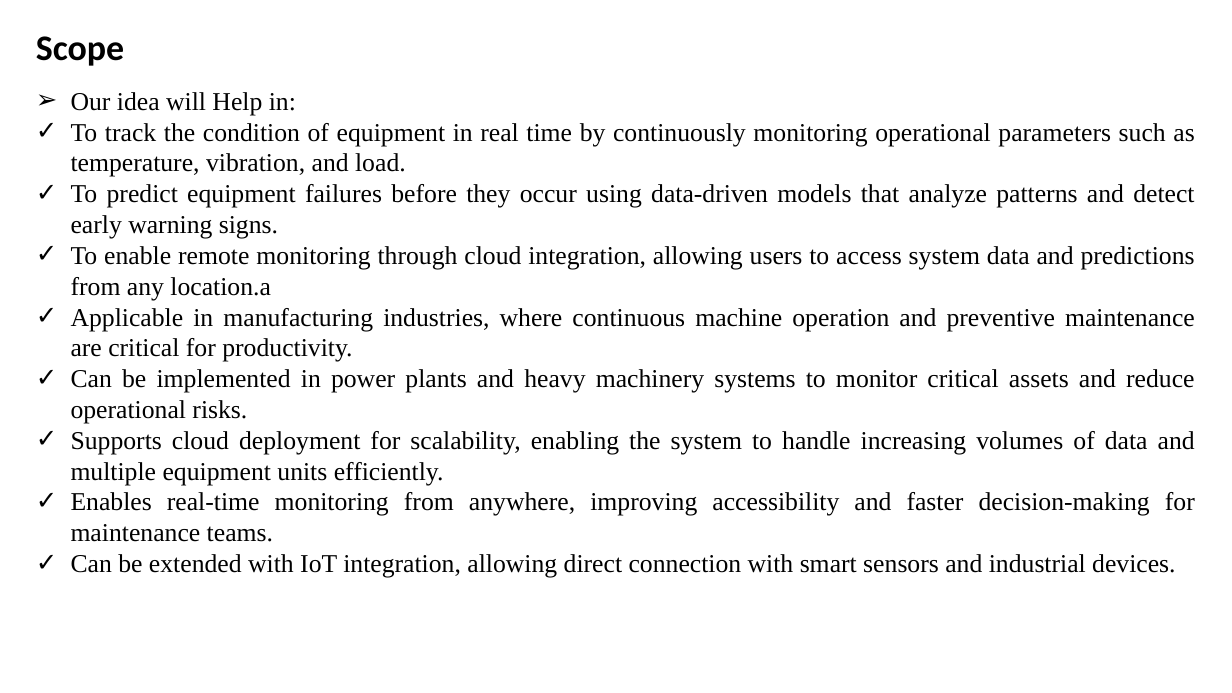
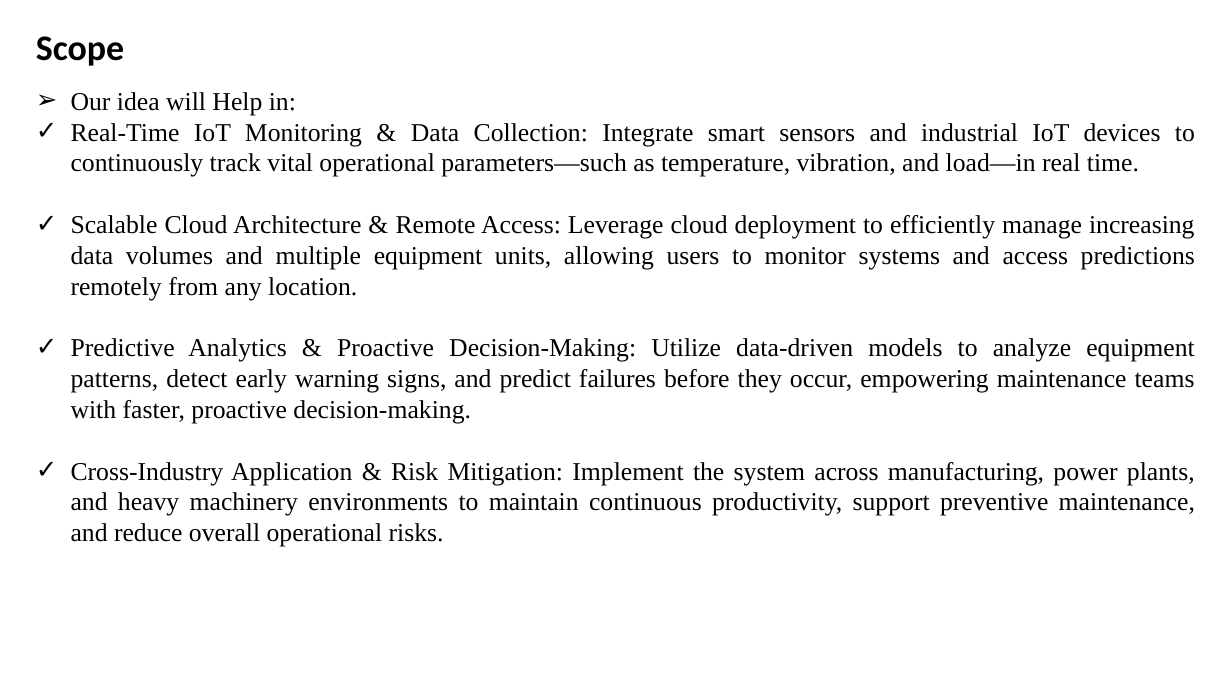
Before and after one commit to megh193/proactiveEquipmentCare, a slide deck: slide 6 of docs/Clg 2nd review.pptx. Drawn at 1232x693 pixels with LibreOffice and Linux fonts; fonts in the diff are those of the drawing. Boxes give left, top, right and bottom in pixels: in the first picture for what was removed or moved away, otherwise in the second. Text is boxed around its words. In the diff, an @@ line names an element or a change of style, - is before the commit and + after.

Commit message:
Added Updated PPT

```diff
--- a/docs/Clg 2nd review.pptx
+++ b/docs/Clg 2nd review.pptx
@@ text at bbox=[71, 123, 1195, 547]: text changed @@
-✓ To track the condition of equipment in real time by continuously monitoring operational parameters such as temperature, vibration, and load.
-✓ To predict equipment failures before they occur using data-driven models that analyze patterns and detect early warning signs.
-✓ To enable remote monitoring through cloud integration, allowing users to access system data and predictions from any location.a
-✓ Applicable in manufacturing industries, where continuous machine operation and preventive maintenance are critical for productivity.
-✓ Can be implemented in power plants and heavy machinery systems to monitor critical assets and reduce operational risks.
-✓ Supports cloud deployment for scalability, enabling the system to handle increasing volumes of data and multiple equipment units efficiently.
-✓ Enables real-time monitoring from anywhere, improving accessibility and faster decision-making for maintenance teams.
-✓ Can be extended with IoT integration, allowing direct connection with smart sensors and industrial devices.
+✓ Real-Time IoT Monitoring & Data Collection: Integrate smart sensors and industrial IoT devices to continuously track vital operational parameters—such as temperature, vibration, and load—in real time.
+✓ Scalable Cloud Architecture & Remote Access: Leverage cloud deployment to efficiently manage increasing data volumes and multiple equipment units, allowing users to monitor systems and access predictions remotely from any location.
+✓ Predictive Analytics & Proactive Decision-Making: Utilize data-driven models to analyze equipment patterns, detect early warning signs, and predict failures before they occur, empowering maintenance teams with faster, proactive decision-making.
+✓ Cross-Industry Application & Risk Mitigation: Implement the system across manufacturing, power plants, and heavy machinery environments to maintain continuous productivity, support preventive maintenance, and reduce overall operational risks.
```
Also in this commit, not shown: 4 other slides changed.
